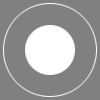
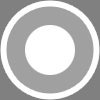
Before/after of a 100 x 100 layered artwork. What changed in the layer stack:
added layer "Layer 2 copy" (25%) above "Layer 1" over [1, 1, 99, 99]
